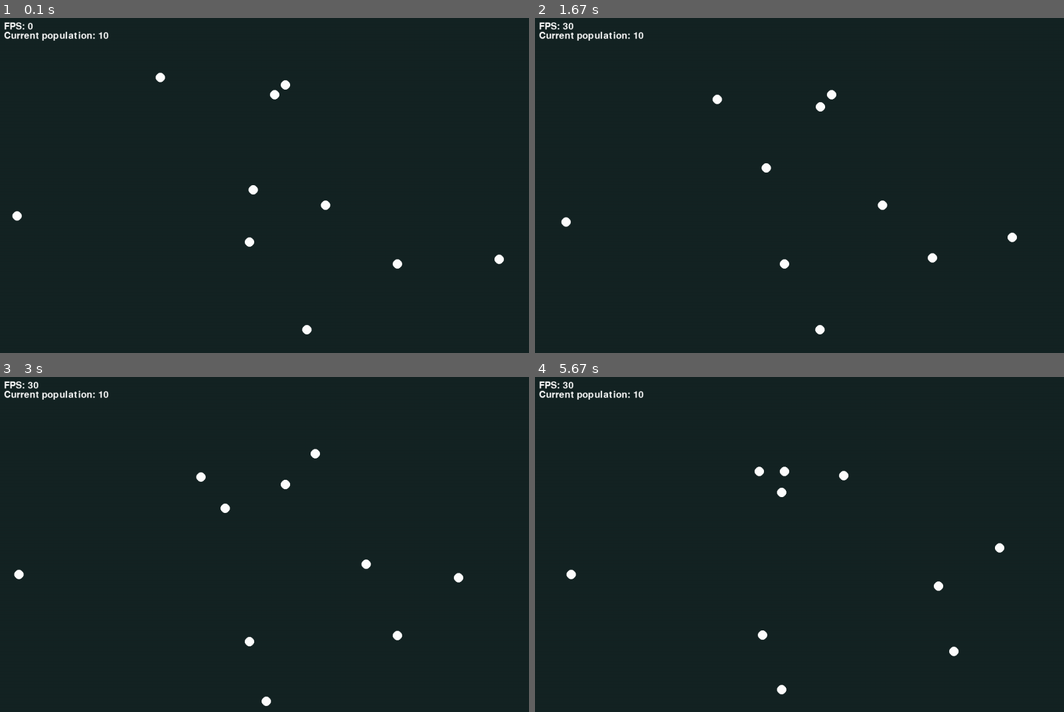
Above: before the commit, frames 1-4 (two rows, left to right).
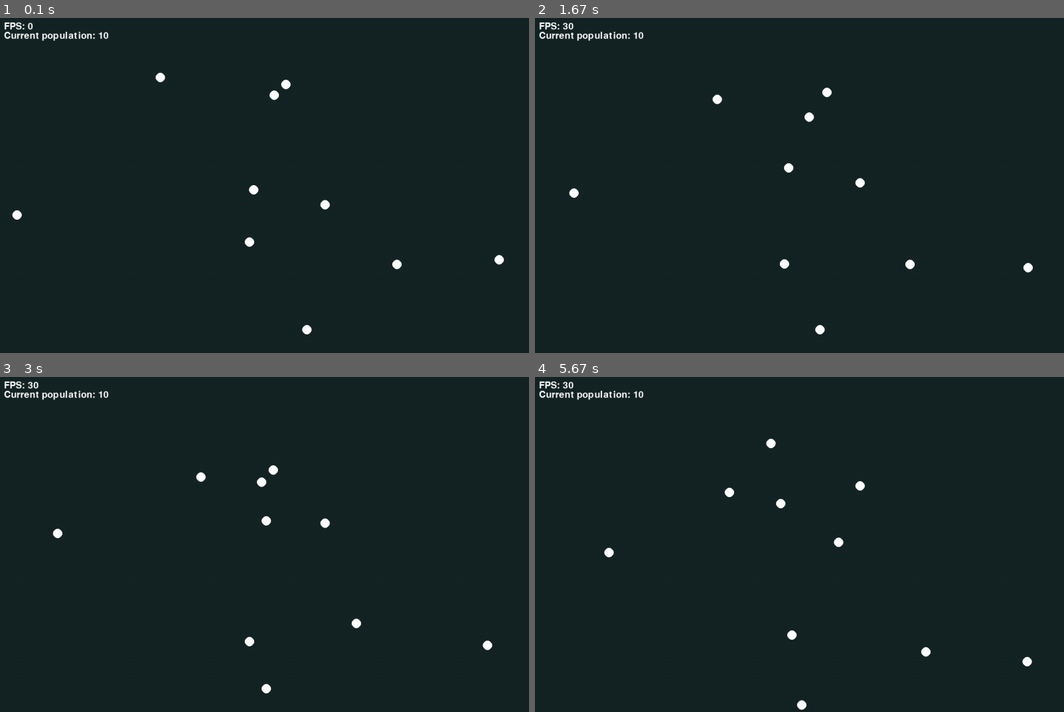
Above: after the commit, the same moments.

Repository: darceno/lifebox-simulator
Game: pygame game, started from src/main.py
The game is run twice, just before and just after one commit, with the same random seed, the same clock (stepped at 60 frames per second) and the same inputs.
Inputs:
- Up to frame 1 (0.1 s): no input
- Up to frame 2 (1.67 s): no input
- Up to frame 3 (3 s): no input
- Up to frame 4 (5.67 s): no input

The runs differ from the first frame. In frame 1, 0.1% of the frame differs, in the area x 2-96%, y 18-76%; in frame 2, 0.6%; in frame 3, 0.7%; in frame 4, 0.9%, in the area x 5-94%, y 18-100%.

Commit message:
Make longer decisions delay less likely

Diff:
--- a/src/main.py
+++ b/src/main.py
@@ -39,7 +39,8 @@
 
     def move_decision(self):
         self.decision = random.randint(0, 7) # 0/right - 1/left - 2/down - 3/up - 4/right-down - 5/right-up - 6/left-down - 7/left-up
-        self.decision_delay = random.randint(1, 4)
+        decision_options = [1, 1, 1, 1, 2, 2, 2, 3, 3, 4]
+        self.decision_delay = random.choice(decision_options)
         self.last_decision = time.time()
 
     def move(self):
